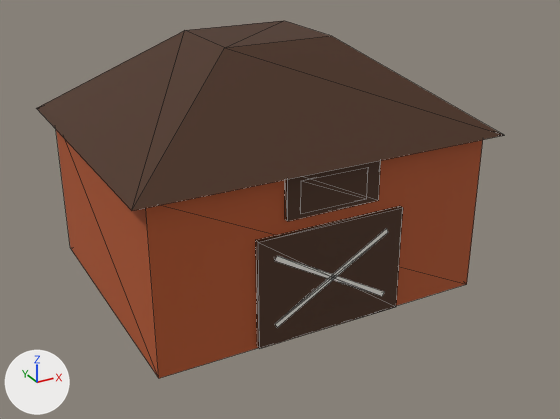
The glTF model assets/facilities/building_hay_barn.glb, before and after one commit.
Camera for both pictures: a 50 mm lens placed at (-5.46, -10.66, 6.3), pointed at (0.14, -0.47, 1.21). Arrows for +X, +Y and +Z are at lower left; the lights stay in place. The picture after the commit comes second. Mesh edges are drawn as thin lines. Vertices at exactly the same position are counted once.

In view in the first picture: 'SM_facilities_building_hay_barn'.
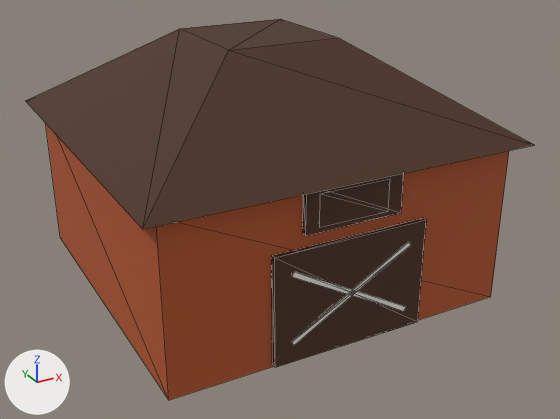
Diff of the bpy script that builds the scene:
```diff
--- a/assets/facilities/building_hay_barn.glb.py
+++ b/assets/facilities/building_hay_barn.glb.py
@@ me_sm_facilities_building_hay_barn @@
 # used by ob_sm_facilities_building_hay_barn; location = (0.0, 0.0, 0.0)
-me_sm_facilities_building_hay_barn.from_pydata(...)  # 56 vertices, 84 faces; spans x -2.94..2.94, y -2.45..2.45, z 0.0..4.0
+me_sm_facilities_building_hay_barn.from_pydata(...)  # 56 vertices, 84 faces; spans x -3.0..3.0, y -3.0..3.0, z 0.0..4.0
+# me_sm_facilities_building_hay_barn part 1: the loose piece of 8 vertices spanning x -2.7..2.7, y -2.25..2.25, z 0.0..2.6 is scaled about its middle by (1.02, 1.22, 1)
+# me_sm_facilities_building_hay_barn part 2: the loose piece of 8 vertices spanning x -2.94..2.94, y -2.45..2.45, z 2.6..4.0 is scaled about its middle by (1.02, 1.22, 1)
+# me_sm_facilities_building_hay_barn part 3: the loose piece of 8 vertices spanning x -1.2..1.2, y -2.32..-2.24, z 0.03..1.72 is scaled about its middle by (1.02, 1.02, 1), then moved by (0.0, -0.51, 0.0)
+# me_sm_facilities_building_hay_barn part 4: the loose piece of 8 vertices spanning x -0.96..0.96, y -2.33..-2.23, z 0.3..1.45 is scaled about its middle by (1.02, 1.02, 1), then moved by (0.0, -0.51, 0.0)
+# me_sm_facilities_building_hay_barn part 5: the loose piece of 8 vertices spanning x -0.96..0.96, y -2.33..-2.23, z 0.3..1.45 is scaled about its middle by (1.02, 1.02, 1), then moved by (0.0, -0.51, 0.0)
+# me_sm_facilities_building_hay_barn part 6: the loose piece of 8 vertices spanning x -0.75..0.75, y -2.32..-2.24, z 1.93..2.65 is scaled about its middle by (1.02, 1.02, 1), then moved by (0.0, -0.51, 0.0)
+# other edits to the shape of me_sm_facilities_building_hay_barn do not show in these pictures
 me_sm_facilities_building_hay_barn.materials.append(mat_mat_palette)
```

What differs and where, as boxes (x1, y1, x2, y2) in the pictures (560 x 419 px; the box of a moved part takes in the faces that stretch with it):
'SM_facilities_building_hay_barn', reshaped (8% wider, 7% taller)
    before: (36, 21, 504, 378)
    after: (26, 19, 533, 400)
part 1 of me_sm_facilities_building_hay_barn, moved or reshaped
    before: (56, 130, 483, 378)
    after: (46, 124, 509, 400)
part 2 of me_sm_facilities_building_hay_barn, moved or reshaped
    before: (36, 21, 504, 211)
    after: (26, 19, 533, 229)
part 3 of me_sm_facilities_building_hay_barn, moved or reshaped
    before: (256, 206, 403, 349)
    after: (272, 218, 426, 368)
part 4 of me_sm_facilities_building_hay_barn, moved or reshaped
    before: (275, 256, 384, 296)
    after: (292, 271, 406, 311)
part 5 of me_sm_facilities_building_hay_barn, moved or reshaped
    before: (275, 228, 388, 328)
    after: (292, 241, 411, 345)
part 6 of me_sm_facilities_building_hay_barn, moved or reshaped
    before: (285, 161, 381, 221)
    after: (303, 173, 404, 236)
